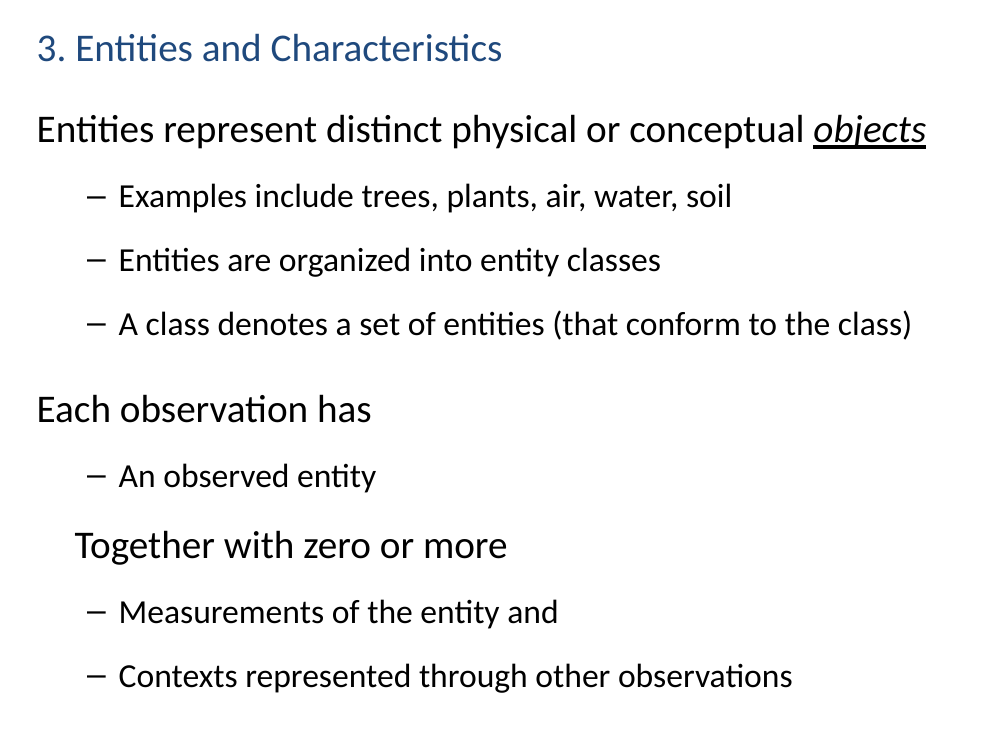
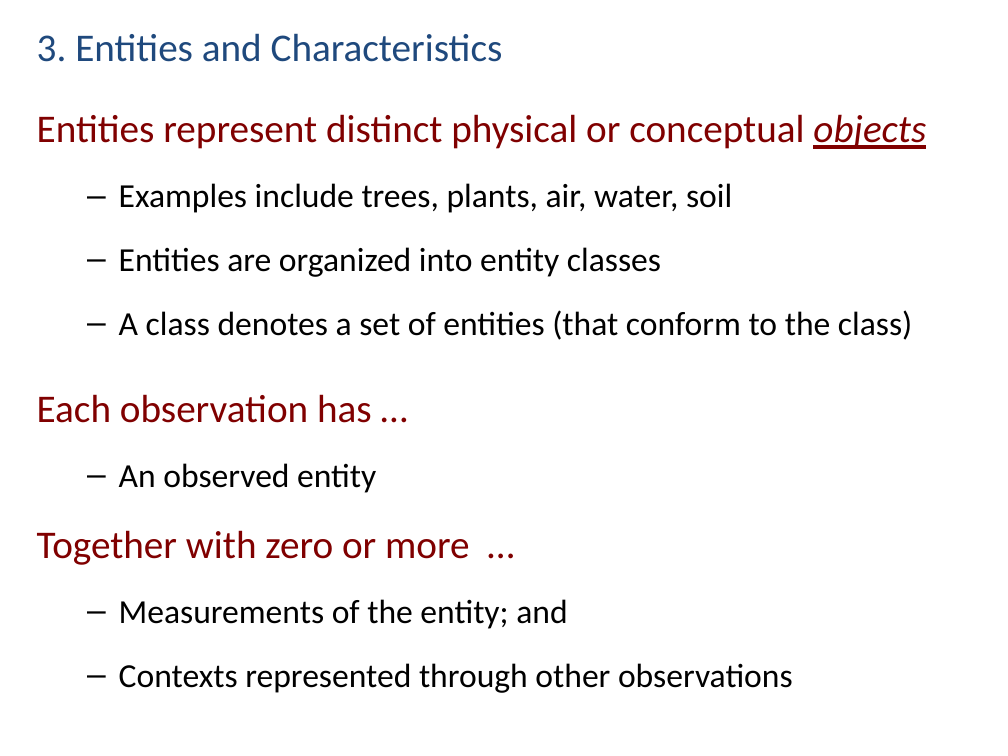
Before and after one commit to NCEAS/semtools, a slide deck: slide 7 of dev/oboe/docs/oboe-design-patterns.pptx (slide 6 before the commit). Drawn at 1008x756 pixels with LibreOffice and Linux fonts; fonts in the diff are those of the drawing. Boxes give left, top, right and bottom in pixels: in the first picture for what was removed or moved away, otherwise in the second. Text is boxed around its words. In the diff, an @@ line names an element or a change of style, - is before the commit and + after.

```diff
--- a/dev/oboe/docs/oboe-design-patterns.pptx
+++ b/dev/oboe/docs/oboe-design-patterns.pptx
@@ text at [37,114,926,149]: text colour #000000 to #800000 in "Entities represent distinct physical or conceptual objects" @@
@@ text at [37,394,372,423]: text changed; text colour #000000 to #800000 @@
-Each observation has
+Each observation has …
@@ text at [37,530,567,629]: text changed @@
-Together with zero or more
-  – Measurements of the entity and
+Together with zero or more …
+  – Measurements of the entity; and
```
Also in this commit, not shown: 8 other slides changed, 7 slides added, 2 slides removed.
